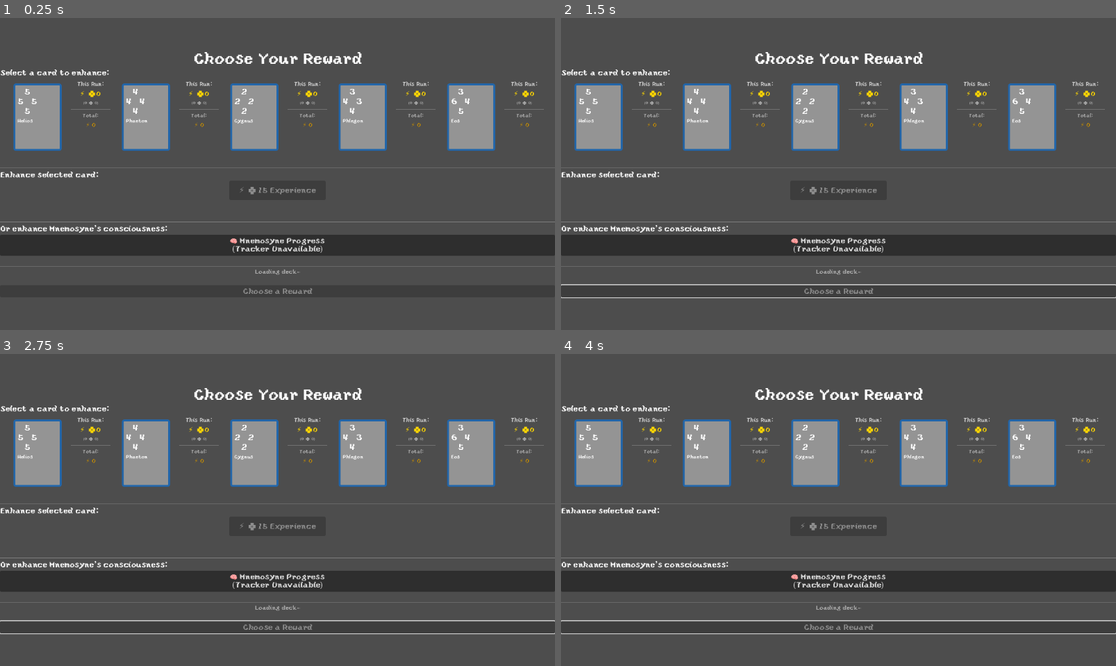
Above: before the commit, frames 1-4 (two rows, left to right).
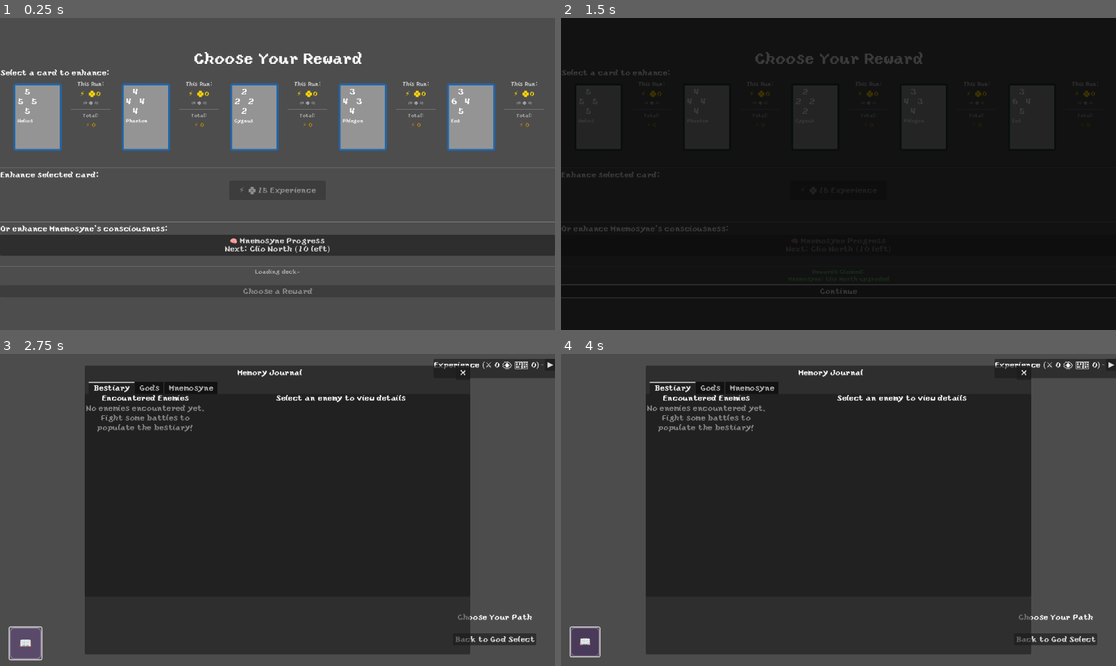
Above: after the commit, the same moments.

Repository: leslieharding/Mnemosyne
Game: Godot game, scene res://Scenes/RewardScreen.tscn
The game is run twice, just before and just after one commit, with the same random seed, the same clock (stepped at 60 frames per second) and the same inputs. This scene is started directly instead of the project's main scene.
Inputs (mouse positions are in pixels of both pictures, inside the frame that each line leads up to):
- Up to frame 1 (0.25 s): no input
- Up to frame 2 (1.5 s): click "🧠 Mnemosyne Progress (Tracker…" (after the commit: "🧠 Mnemosyne Progress Next: Cl…") at 0.5 s; click (838, 292) at 1.25 s, where only the run after the commit has a clickable "Continue"
- Up to frame 3 (2.75 s): click (22, 641) at 2 s, where only the run after the commit has a clickable "📖"
- Up to frame 4 (4 s): click (1110, 363) at 2.75 s, where only the run after the commit has a clickable "▶"; click (1054, 637) at 3.5 s, where only the run after the commit has a clickable "Back to God Select"

The runs differ from the first frame. In frame 1, 0.2% of the frame differs, in the area x 40-60%, y 72-76%; in frame 2, 100%, in the area x 0-100%, y 0-100%; in frame 3, 65%; in frame 4, 65%.
Error after the commit: Invalid access to property or key 'nodes' on a base object of type 'Nil'. (res://Scripts/run_map.gd:106)

Commit message:
Mnemosyne deck getting there

Diff:
--- a/Resources/card_resource.gd
+++ b/Resources/card_resource.gd
@@ -81,7 +81,7 @@
 	if not scene_tree:
 		return false
 
-	var tracker = scene_tree.get_node_or_null("/root/MnemosyneProgressTracker")
+	var tracker = scene_tree.get_node_or_null("/root/MnemosyneProgressTrackerAutoload")
 	if not tracker:
 		return false
 
@@ -95,7 +95,7 @@
 	if not scene_tree:
 		return [1, 1, 1, 1]
 
-	var tracker = scene_tree.get_node_or_null("/root/MnemosyneProgressTracker")
+	var tracker = scene_tree.get_node_or_null("/root/MnemosyneProgressTrackerAutoload")
 	if not tracker:
 		return [1, 1, 1, 1]
 
--- a/Scripts/card_level_helper.gd
+++ b/Scripts/card_level_helper.gd
@@ -25,7 +25,7 @@
 		print("Warning: SceneTree not available, returning level 1")
 		return 1
 
-	var tracker = scene_tree.get_node_or_null("/root/MnemosyneProgressTracker")
+	var tracker = scene_tree.get_node_or_null("/root/MnemosyneProgressTrackerAutoload")
 	if tracker:
 		# If card_index is provided, return upgrade count for that specific card
 		# Otherwise return overall progression level (for backward compatibility)
--- a/Scripts/memory_journal.gd
+++ b/Scripts/memory_journal.gd
@@ -933,7 +933,7 @@
 		return
 
 	# Try to get the tracker - but don't fail if it's not available
-	var tracker = get_node_or_null("/root/MnemosyneProgressTracker")
+	var tracker = get_node_or_null("/root/MnemosyneProgressTrackerAutoload")
 	var has_progression = tracker != null
 
 	# Add progression summary only if tracker is available and has progression
--- a/Scripts/mnemosyne_progress_tracker.gd
+++ b/Scripts/mnemosyne_progress_tracker.gd
@@ -103,9 +103,10 @@
 func get_card_values(card_index: int) -> Array[int]:
 	if card_index < 0 or card_index >= MNEMOSYNE_CARD_COUNT:
 		print("Warning: Invalid Mnemosyne card index: ", card_index)
-		return BASE_CARD_VALUES.duplicate()
-
-	var values = BASE_CARD_VALUES.duplicate()
+		var base_values: Array[int] = [1, 1, 1, 1]
+		return base_values
+
+	var values: Array[int] = [1, 1, 1, 1]  # Start with base values
 
 	# Apply all upgrades for this card
 	for upgrade in progression_data["applied_upgrades"]:
--- a/Scripts/reward_screen.gd
+++ b/Scripts/reward_screen.gd
@@ -491,7 +491,7 @@
 		return
 
 	# Get the Mnemosyne tracker
-	var tracker = get_node_or_null("/root/MnemosyneProgressTracker")
+	var tracker = get_node_or_null("/root/MnemosyneProgressTrackerAutoload")
 	if not tracker:
 		print("MnemosyneProgressTracker not found for button update")
 		mnemosyne_button.text = "🧠 Mnemosyne Progress\n(Tracker Unavailable)"
@@ -648,7 +648,7 @@
 
 func apply_mnemosyne_reward():
 	# Check if tracker exists
-	var tracker = get_node_or_null("/root/MnemosyneProgressTracker")
+	var tracker = get_node_or_null("/root/MnemosyneProgressTrackerAutoload")
 	if not tracker:
 		print("MnemosyneProgressTracker not found!")
 		return
